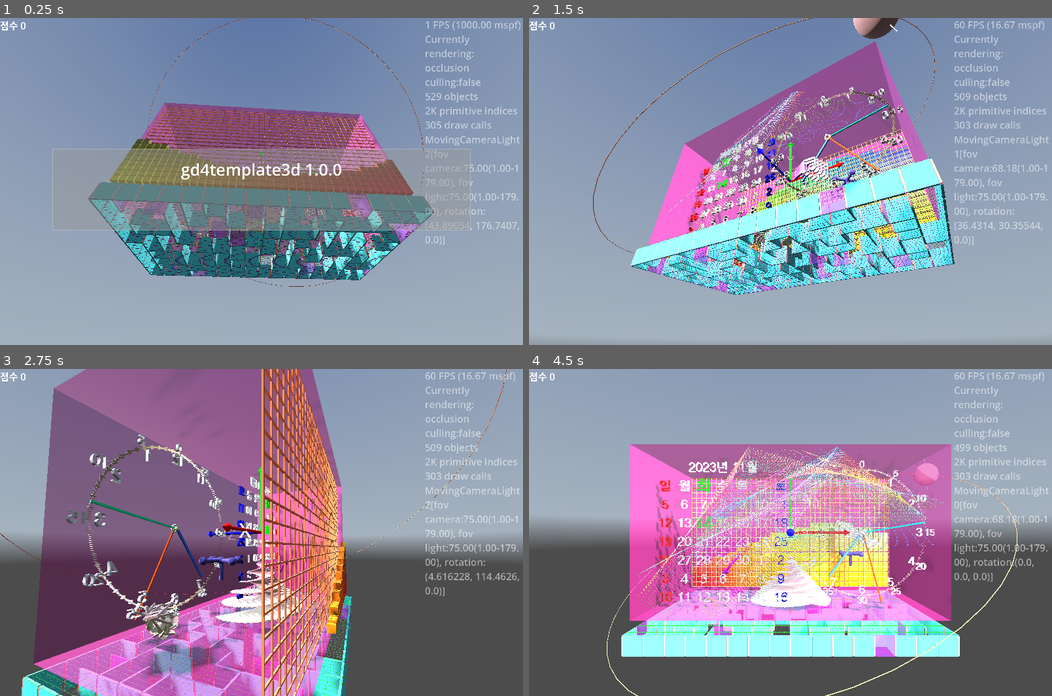
Above: before the commit, frames 1-4 (two rows, left to right).
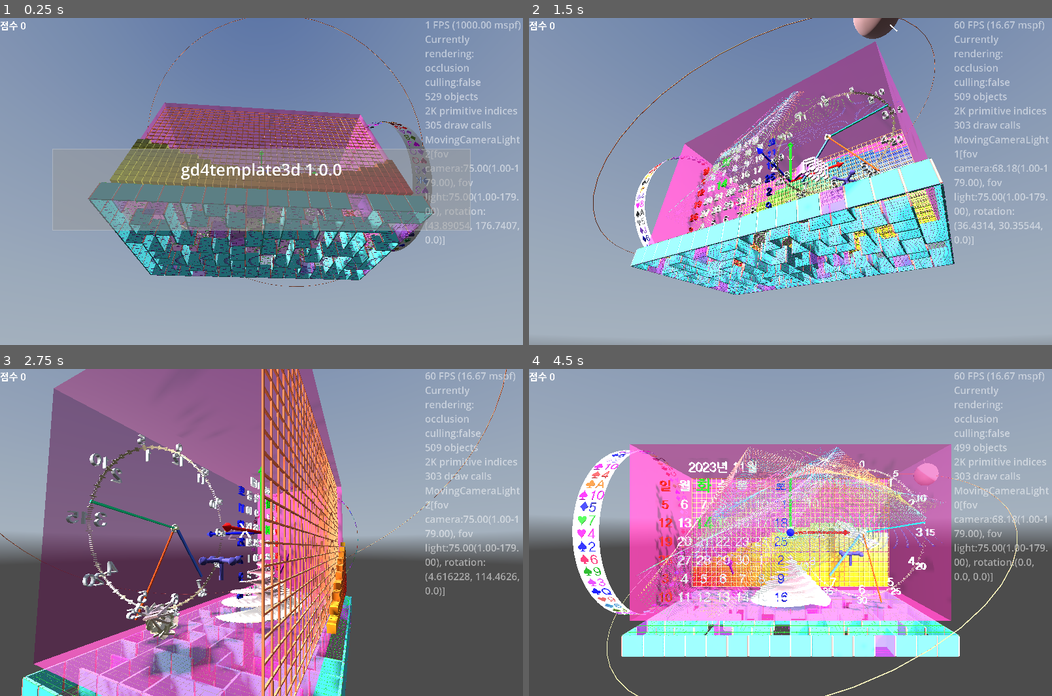
Above: after the commit, the same moments.

Repository: kasworld/gd4template3d
Game: Godot game, scene res://main.tscn
The game is run twice, just before and just after one commit, with the same random seed, the same clock (stepped at 60 frames per second) and the same inputs. A sky picture missing from this copy of the repository is replaced by a grey-blue gradient.
Inputs (mouse positions are in pixels of both pictures, inside the frame that each line leads up to):
- Up to frame 1 (0.25 s): no input
- Up to frame 2 (1.5 s): tap Enter at 0.5, 0.6 s; move the mouse to (905, 165) at 0.52 s; click (905, 165) at 0.67 s; move the mouse to (685, 197) at 1.27 s; tap Delete at 1.35 s; click (685, 197) at 1.42 s
- Up to frame 3 (2.75 s): move the mouse to (313, 460) at 2.02 s; tap Enter at 2.1 s; click (313, 460) at 2.17 s
- Up to frame 4 (4.5 s): move the mouse to (764, 597) at 2.77 s; tap Delete at 2.85, 4.35 s; click (764, 597) at 2.92 s; move the mouse to (947, 581) at 3.52 s; tap Enter at 3.6 s; click (947, 581) at 3.67 s; move the mouse to (633, 483) at 4.27 s; click (633, 483) at 4.42 s

The runs differ from the first frame. In frame 1, 1.0% of the frame differs, in the area x 60-83%, y 31-72%; in frame 2, 0.6%; in frame 3, less than 0.1%; in frame 4, 2.8%, in the area x 8-41%, y 24-77%.

Commit message:
add reel demo

Diff:
--- a/main.gd
+++ b/main.gd
@@ -44,9 +44,36 @@
 	arrow3d_demo()
 	valvehandle_demo()
 	meshtrail_demo()
+	reel_demo()
 
 	main_animation.animation_ended.connect(main_animation_ended)
 	start_all_animation()
+
+var colorlist :Array = NamedColorList.filter_to_colorlist(NamedColorList.make_dark_color_list())
+var cardlist :Array = PlayingCard.make_deck_with_joker()
+var symbol크기 := Vector2(3,1.5)
+var reel :Reel
+func reel_demo() -> void:
+	var symbol칸정보목록 := []
+	for i in cardlist.size():
+		symbol칸정보목록.append( [cardlist[i], colorlist[i%colorlist.size()]] )
+	symbol칸정보목록.shuffle()
+	var kilist := symbol칸정보목록.duplicate()
+	kilist.shuffle()
+	reel = preload("res://reel/reel.tscn").instantiate().init(0, symbol크기, kilist)
+	reel.rotation_stopped.connect(reel결과가결정됨)
+	reel.position = Vector3( -WorldSize.x/2 - symbol크기.x , 0, 0)
+	add_child(reel)
+	reel돌리기()
+
+func reel돌리기() -> void:
+	var rot = randfn(2*PI, PI/2)
+	if randi_range(0,1) == 0:
+		rot = -rot
+	reel.돌리기시작(rot)
+
+func reel결과가결정됨( _rl :Reel) -> void:
+	reel돌리기()
 
 func ui_panel_demo() -> void:
 	var vp_size := get_viewport().get_visible_rect().size
@@ -223,7 +250,6 @@
 	if $"오른쪽패널/LabelInfo".visible:
 		$"오른쪽패널/LabelInfo".text = "%s" % [ MovingCameraLight.GetCurrentCamera() ]
 
-
 func _process(_delta: float) -> void:
 	label_demo()
 	$WaveGauge.animate_wave()
@@ -250,7 +276,7 @@
 }
 func _unhandled_input(event: InputEvent) -> void:
 	if event is InputEventKey and event.pressed:
-		var fn :Callable = key2fn.get(event.keycode)
+		var fn = key2fn.get(event.keycode)
 		if fn != null:
 			fn.call()
 	elif event is InputEventMouseButton and event.is_pressed():
--- /dev/null
+++ b/reel/reel.gd
@@ -0,0 +1,76 @@
+extends Node3D
+class_name Reel
+
+signal rotation_stopped(rl :Reel)
+var 번호 :int
+var symbol크기 :Vector2
+var symbol정보목록 :Array # [ text, color ]
+var symbol_list :Array[reel_symbol]
+var symbol각도 :float
+
+func calc_radius() -> float:
+	return symbol정보목록.size() * symbol크기.y / (2*PI)
+
+func init(n :int, symbol크기a :Vector2, symbol정보목록a :Array) -> Reel:
+	번호 = n
+	symbol크기 = symbol크기a
+	symbol정보목록 = symbol정보목록a
+	var count := symbol정보목록.size()
+	symbol각도 = 2*PI / count
+
+	var r := count * symbol크기.y / (2*PI)
+	for i in count:
+		var k :reel_symbol = preload("res://reel/reel_symbol/reel_symbol.tscn").instantiate().init(i, symbol크기,r,symbol정보목록[i][0], symbol정보목록[i][1])
+		k.rotation.x = 2*PI/count *i
+		add_child(k)
+		symbol_list.append(k)
+
+	$MeshInstance3D.mesh.material.albedo_color = Color.WHITE
+	$MeshInstance3D.mesh.top_radius = calc_radius()
+	$MeshInstance3D.mesh.bottom_radius = $MeshInstance3D.mesh.top_radius
+	$MeshInstance3D.mesh.height = symbol크기.x
+	$MeshInstance3D.mesh.radial_segments = symbol정보목록.size()
+	$MeshInstance3D.rotation.x = symbol각도/2
+
+	return self
+
+func _process(delta: float) -> void:
+	if 회전중인가:
+		돌리기(delta)
+
+var 회전중인가 :bool # need emit
+var rotation_per_second :float
+var acceleration := 0.3 # per second
+func 돌리기(dur_sec :float = 1.0) -> void:
+	rotation.x += rotation_per_second * 2 * PI * dur_sec
+	if acceleration > 0:
+		rotation_per_second *= pow( acceleration , dur_sec)
+	#if 회전중인가 and abs(rotation_per_second) <= 0.01:
+	if 회전중인가 and (abs(rotation_per_second) <= 0.1 and 칸중심근처인가()) or (abs(rotation_per_second) <= 0.01):
+		회전중인가 = false
+		rotation_per_second = 0.0
+		rotation_stopped.emit(self)
+
+# spd : 초당 회전수
+func 돌리기시작(spd :float) -> void:
+	rotation_per_second = spd
+	회전중인가 = true
+
+func 멈추기시작(accel :float=0.5) -> void:
+	assert(accel < 1.0)
+	acceleration = accel
+
+func symbol중심각도(n :int) -> float:
+	return symbol각도 * n
+
+func 칸중심근처인가() -> bool:
+	var 현재각도 = fposmod(-rotation.x, 2*PI)
+	var 중심각도 = symbol중심각도(선택된symbol번호())
+	return abs(현재각도 - 중심각도) <= symbol각도/100
+
+func 선택된symbol번호() -> int:
+	var 현재각도 = fposmod(-rotation.x, 2*PI)
+	return ceili( (현재각도-symbol각도/2) / symbol각도 ) % symbol_list.size()
+
+func 선택된칸얻기() -> reel_symbol:
+	return symbol_list[선택된symbol번호()]
--- /dev/null
+++ b/reel/reel.tscn
@@ -0,0 +1,19 @@
+[gd_scene load_steps=4 format=3 uid="uid://bgvg5u80d01y8"]
+
+[ext_resource type="Script" uid="uid://stv38su1d42y" path="res://reel/reel.gd" id="1_nwxwk"]
+
+[sub_resource type="StandardMaterial3D" id="StandardMaterial3D_nwxwk"]
+resource_local_to_scene = true
+
+[sub_resource type="CylinderMesh" id="CylinderMesh_keqho"]
+resource_local_to_scene = true
+material = SubResource("StandardMaterial3D_nwxwk")
+cap_top = false
+cap_bottom = false
+
+[node name="Reel" type="Node3D"]
+script = ExtResource("1_nwxwk")
+
+[node name="MeshInstance3D" type="MeshInstance3D" parent="."]
+transform = Transform3D(-4.371139e-08, -1, 0, 1, -4.371139e-08, 0, 0, 0, 1, 0, 0, 0)
+mesh = SubResource("CylinderMesh_keqho")
--- /dev/null
+++ b/reel/reel_symbol/reel_symbol.gd
@@ -0,0 +1,14 @@
+extends Node3D
+class_name reel_symbol
+
+var 글내용 :String
+var 번호 :int
+
+func init(n :int, sz :Vector2, r :float, t :String, co :Color) -> reel_symbol:
+	번호 = n
+	글내용 = t
+	$"글".mesh.text = 글내용
+	$"글".mesh.font_size = sz.y*10
+	$"글".mesh.material.albedo_color = co
+	$"글".position.z = r
+	return self
--- /dev/null
+++ b/reel/reel_symbol/reel_symbol.tscn
@@ -0,0 +1,20 @@
+[gd_scene load_steps=5 format=3 uid="uid://o02enb5nefpx"]
+
+[ext_resource type="Script" uid="uid://by7055v5bfc5w" path="res://reel/reel_symbol/reel_symbol.gd" id="1_0b0sy"]
+[ext_resource type="FontFile" uid="uid://gdh6qls28unk" path="res://font/HakgyoansimBareondotumR.ttf" id="2_wkmah"]
+
+[sub_resource type="StandardMaterial3D" id="StandardMaterial3D_47w7n"]
+resource_local_to_scene = true
+
+[sub_resource type="TextMesh" id="TextMesh_siyr3"]
+resource_local_to_scene = true
+material = SubResource("StandardMaterial3D_47w7n")
+text = "test"
+font = ExtResource("2_wkmah")
+pixel_size = 0.1
+
+[node name="reel_symbol" type="Node3D"]
+script = ExtResource("1_0b0sy")
+
+[node name="글" type="MeshInstance3D" parent="."]
+mesh = SubResource("TextMesh_siyr3")
Not shown, added: reel/reel.gd.uid
Not shown, added: reel/reel_symbol/reel_symbol.gd.uid
